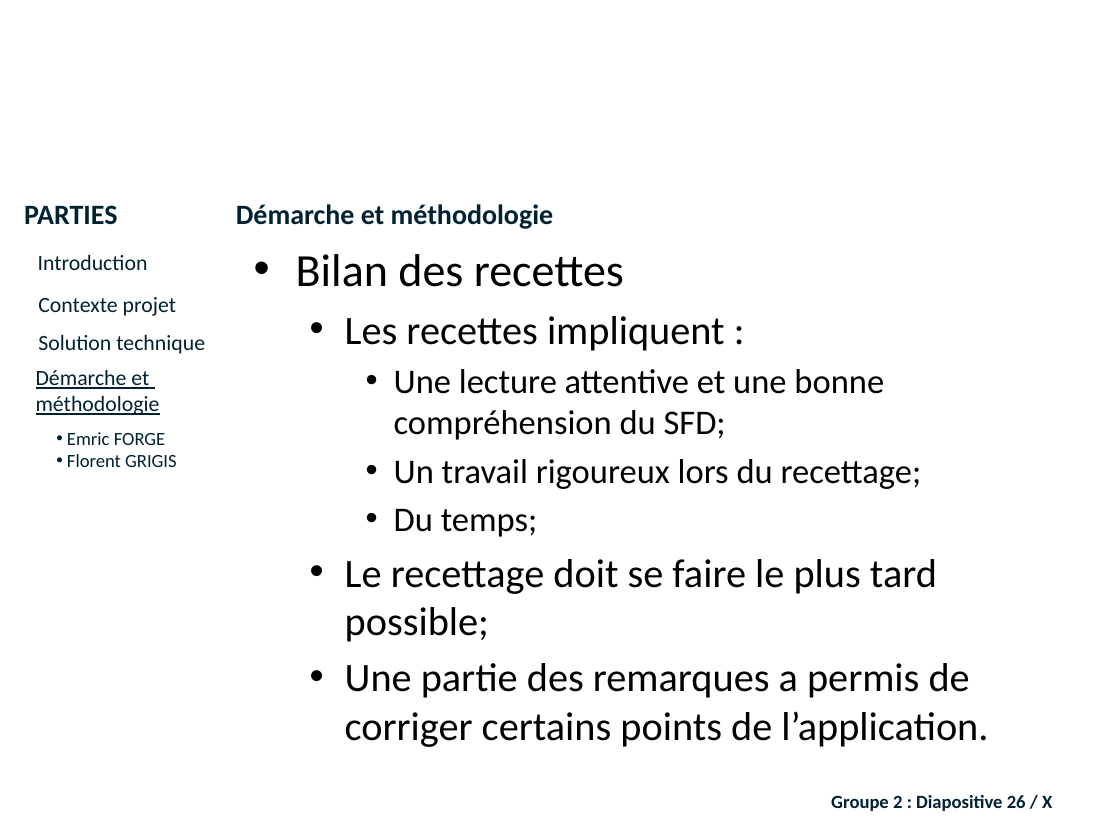
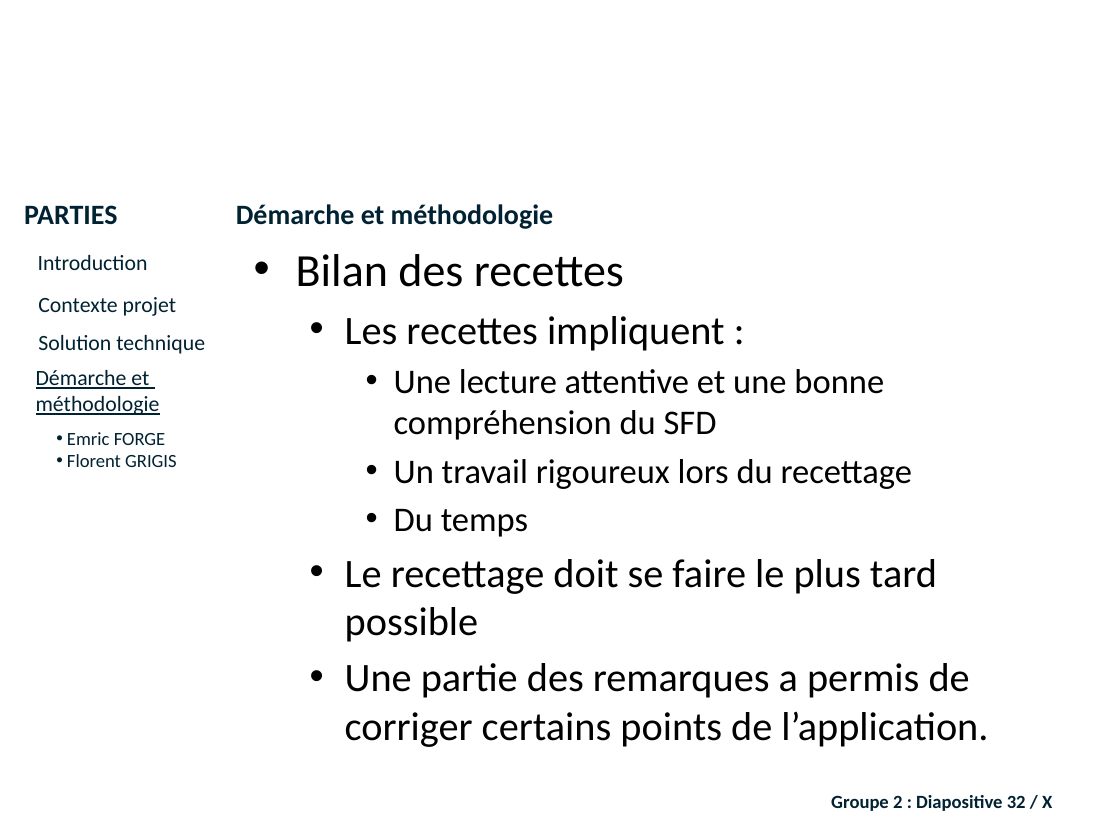
Before and after one commit to lobtec/dartiesgroupe2, a slide deck: slide 32 of PROJET/Soutenance Finale/Présentation finale.pptx (slide 26 before the commit). Drawn at 1120x840 pixels with LibreOffice and Linux fonts; fonts in the diff are those of the drawing; background and template pictures are left out. Boxes give left, top, right and bottom in pixels: in the first picture for what was removed or moved away, otherwise in the second. Text is boxed around its words. In the diff, an @@ line names an element or a change of style, - is before the commit and + after.

```diff
--- a/PROJET/Soutenance Finale/Présentation finale.pptx
+++ b/PROJET/Soutenance Finale/Présentation finale.pptx
@@ text at (345,369,937,642): text changed @@
-    • Une lecture attentive et une bonne compréhension du SFD;
-    • Un travail rigoureux lors du recettage;
-    • Du temps;
-  • Le recettage doit se faire le plus tard possible;
+    • Une lecture attentive et une bonne compréhension du SFD
+    • Un travail rigoureux lors du recettage
+    • Du temps
+  • Le recettage doit se faire le plus tard possible
@@ text at (831,795,1052,811): text changed @@
-Groupe 2 : Diapositive 26 / X
+Groupe 2 : Diapositive 32 / X
```
Also in this commit, not shown: 12 other slides changed, 48 slides added, 2 slides removed.
